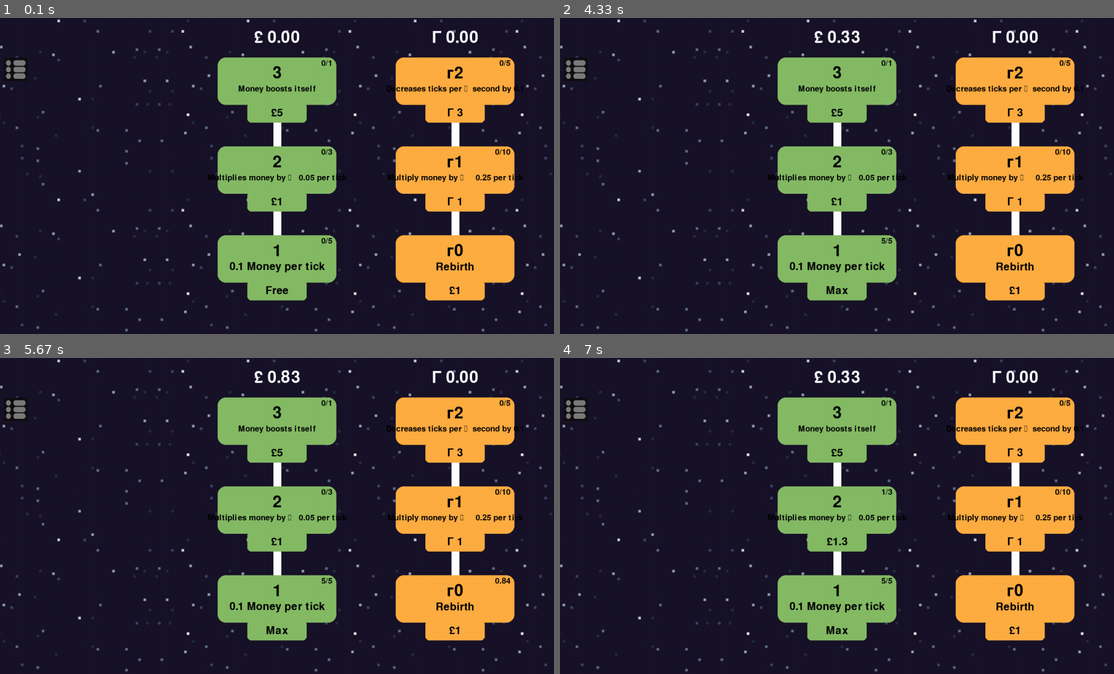
Above: before the commit, frames 1-4 (two rows, left to right).
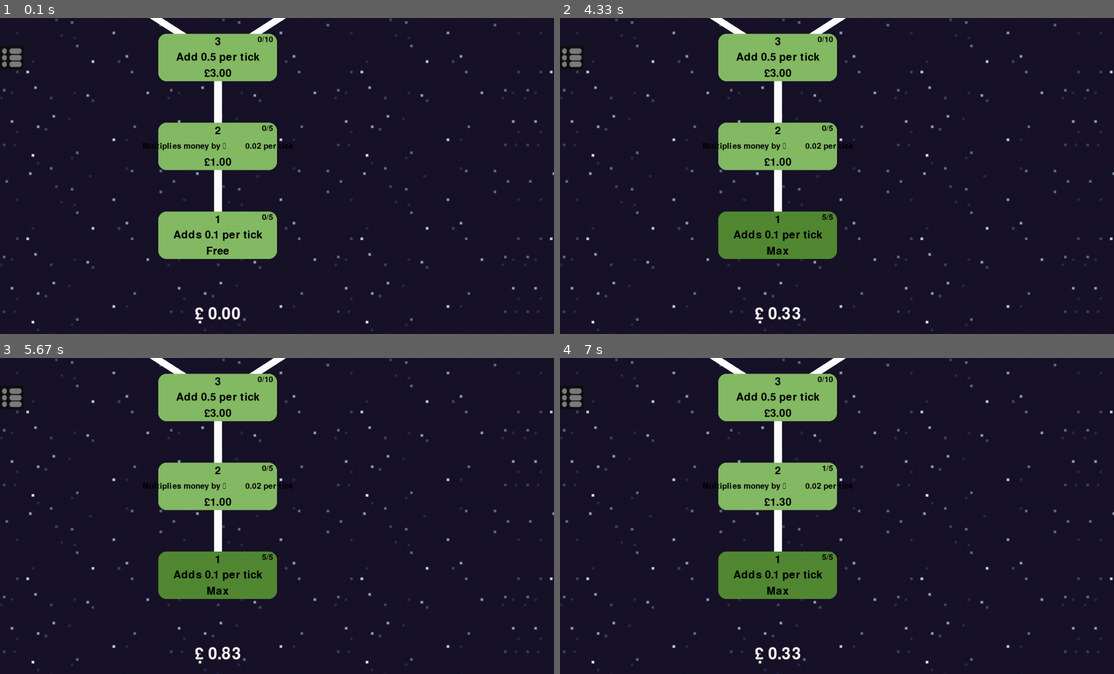
Above: after the commit, the same moments.

Repository: The-Anti/Pygame-Project
Game: pygame game, started from Project/Project.py
The game is run twice, just before and just after one commit, with the same random seed, the same clock (stepped at 60 frames per second) and the same inputs.
Inputs (mouse positions are in pixels of both pictures, inside the frame that each line leads up to):
- Up to frame 1 (0.1 s): no input
- Up to frame 2 (4.33 s): press the mouse at (776, 236) at 0.37 s; move the mouse to (798, 163) at 0.47 s; release the mouse at (814, 90) at 0.6 s; click (571, 55) at 0.72 s; press the mouse at (776, 236) at 1.03 s; move the mouse to (909, 264) at 1.13 s; release the mouse at (1047, 296) at 1.27 s; press the mouse at (776, 236) at 2.37 s; move the mouse to (759, 261) at 2.47 s; release the mouse at (737, 289) at 2.6 s; press the mouse at (776, 236) at 3.2 s; move the mouse to (859, 258) at 3.3 s; release the mouse at (936, 280) at 3.43 s; press the mouse at (776, 236) at 4.03 s; move the mouse to (704, 176) at 4.13 s; release the mouse at (632, 119) at 4.27 s
- Up to frame 3 (5.67 s): no input
- Up to frame 4 (7 s): press the mouse at (776, 484) at 6.37 s; move the mouse to (842, 493) at 6.47 s; release the mouse at (903, 503) at 6.6 s

The runs differ from the first frame. In frame 1, 31% of the frame differs, in the area x 0-100%, y 0-100%; in frame 2, 32%; in frame 3, 32%; in frame 4, 32%.

Commit message:
Update Project.py

Diff:
--- a/Project/Project.py
+++ b/Project/Project.py
@@ -41,7 +41,6 @@
 tile_image = pygame.image.load('croppedBG1.png').convert()
 tile_size = tile_image.get_size()
 
-camera = pygame.Vector2(4900, 4900)
 dragging = False
 
 #Text things
@@ -77,10 +76,23 @@
 #----------------------------------------------------------------------------------------------------------------------
 class button():
     #MAIN BUTTON THINGS
-
-    def __init__(self, bWidth, bHeight, left, top, number, type, int, price, clicks, price_func=None):   #All the variables for the button
-        self.button = pygame.rect.Rect(left, top, bWidth, bHeight)      #Setting up the button
-        self.display_text = text.render(f'{number}', True, 'BLACK')     #Setting up the what button number it is
+    #w, h, x, y, colour, number, desc, tSize, type, int, price, clicks, price_func
+    def __init__(self, w, h, x, y, colour, number, desc, tSize, type, int, price, clicks, price_func=None):   #All the variables for the button
+        self.button = pygame.Surface((w,h),pygame.SRCALPHA)
+        self.number = number
+        self.colour = colour
+        self.startingpos = pygame.Vector2(x,y)
+        self.buttonRect = self.button.get_rect(center = self.startingpos)
+        self.numberDisplay = subText.render(f'{number}', True, 'Black')
+        if tSize == text:
+            self.desc = text.render(desc, True, 'Black')
+            text.metrics()
+        elif tSize == subText:
+            self.desc = subText.render(desc, True, 'Black')
+        elif tSize == subberText:
+            self.desc = subberText.render(desc, True, 'Black')
+        else:
+            self.desc = subbestText.render(desc, True, 'Black')
         self.type = type.lower()        #Variable for the type of button (exponential, additive, multiplicitive...)
         self.int = int      #Variable for the value of the button
         self.clicks = 0     #how many times you clicked
@@ -91,69 +103,62 @@
         self.price_func = price_func    #Price scaling function
         self.ogPrice = price
 
-    def draw_button(self, description, colour, textsize):   #Setting up the variables to draw the button
-        pygame.draw.rect(screen, colour, self.button, border_radius=20)  #Draws the button onto the screen
-        self.display_text_rect = self.display_text.get_rect(center=(self.button.centerx, self.button.centery - 20))     #Sets up the description text
-        screen.blit(self.display_text, self.display_text_rect)  #Renders the button number text
-        if textsize == subText:     #Checks how small the text should be
-            self.renderSubText(desc = description)      #Regular description text size
-        elif textsize == subberText:
-            self.renderSubberText(desc = description)   #Smaller description text size
-        self.draw_price(colour=colour)    #(see down below)
+    def draw_button(self, colour):   #Setting up the variables to draw the button
+        if self.clicked == True:
+            colour = (83,137,51)
+        pygame.draw.rect(screen, colour, self.buttonRect, border_radius=20)
+
+        self.buttonRect = self.button.get_rect(center = self.pos)
+        screen.blit(self.button, self.buttonRect)
+        self.numberDisplayRect = self.numberDisplay.get_rect(center = (self.buttonRect.centerx, self.buttonRect.centery - 40))
+        screen.blit(self.numberDisplay, self.numberDisplayRect)
+        self.descRect = self.desc.get_rect(center = (self.buttonRect.centerx, self.buttonRect.centery))
+        screen.blit(self.desc, self.descRect)
+        self.draw_price()
 
         self.upgradeCount = subberText.render(f'{self.clicks}/{self.maxClicks}', True, 'BLACK')
-        self.upgradeCountRect = self.upgradeCount.get_rect(topright = (self.button.centerx+140, self.button.centery-55))
+        self.upgradeCountRect = self.upgradeCount.get_rect(topright = (self.buttonRect.centerx+140, self.buttonRect.centery-55))
         screen.blit(self.upgradeCount, self.upgradeCountRect)
 
-    def get_center(self):
-        return self.button.center
-
-    def link(self,y):
-        pygame.draw.line(screen, (255,255,255), self.button.center, y.get_center(), 20)
-
-
-    def draw_price(self,colour):     #Setting up the price box
-        pHeight = 50                        #All the variables to set up the price rect.
-        pWidth = self.button.width / 2
-        pLeft = self.button.centerx - pWidth / 2
-        pTop = self.button.bottom - 5  #(MAKE SURE ITS NOT A TUPLE!!!)
-        self.priceBox = pygame.rect.Rect(pLeft, pTop, pWidth, pHeight)      #Setting up price rect
-        pygame.draw.rect(screen, colour, self.priceBox, border_radius = 10) #drawing the price rect
-
+
+    def draw_price(self):     #Setting up the price box
         if self.price <= 0:     #If upgrade is free then display it to be free
             self.display_subtext = subText.render('Free', True, (0,0,0))
         elif self.clicks == self.maxClicks:
             self.display_subtext = subText.render('Max', True, (0,0,0)) #If its maxxed out then say its maxxed out
         else:
-            self.display_subtext = subText.render(f'£{self.price}', True, (0,0,0))   #setting up the price text
-        self.priceText_rect = self.display_subtext.get_rect(center=(self.priceBox.centerx, self.priceBox.centery))  #setting up the position of the price text
+            self.display_subtext = subText.render(f'£{millify(self.price)}', True, (0,0,0))   #setting up the price text
+        self.priceText_rect = self.display_subtext.get_rect(center=(self.buttonRect.centerx, self.buttonRect.centery + 40))  #setting up the position of the price text
         screen.blit(self.display_subtext, self.priceText_rect)  #drawing the price text
 
-
-
-    #Stuff to chance the description text size
-    def renderSubText(self, desc):  #A little smaller
-        self.display_subtext = subText.render(f'{desc}', True, (0,0,0))
-        self.subtext_rect = self.display_subtext.get_rect(center=(self.button.centerx, self.button.centery + 20))
-        screen.blit(self.display_subtext, self.subtext_rect)
-
-    def renderSubberText(self, desc):   #Small text
-        self.display_subtext = subberText.render(f'{desc}', True, (0,0,0))
-        self.subtext_rect = self.display_subtext.get_rect(center=(self.button.centerx, self.button.centery + 20))
-        screen.blit(self.display_subtext, self.subtext_rect)
-
-
+    def get_center(self):
+        return self.buttonRect.center
+
+    def link(self,y):
+        pygame.draw.line(screen, (255,255,255), self.buttonRect.center, y.get_center(), 20)
+
+    def setPos(self):
+        self.pos = pygame.Vector2(self.startingpos)
+        self.virtualpos = pygame.Vector2(self.startingpos)
+
+    def changePos(self, camera):
+        self.setPos()
+        self.pos -= camera
+        self.buttonRect = self.button.get_rect(center = self.pos)
+
+    def hitboxDetect(self, camera):
+        self.setPos()
+        self.virtualpos -= camera
+        self.buttonRect = self.button.get_rect(center=self.virtualpos)
 
     #Click detection and money increment system
-    def clickDetection(self):   #This is in the events area so only runs when you click the mouse button
+    def clickDetection(self, mousepos, camera):   #This is in the events area so only runs when you click the mouse button
         global money
-        mousepos = pygame.mouse.get_pos()   #Gets position of the mouse
-        if self.button.collidepoint(mousepos) and self.clicked == False and money >= self.price:    #If mouse is over a button, you can click it and you have enough money then...
-            print('Clicked')
+        self.hitboxDetect(camera)
+        if self.buttonRect.collidepoint(mousepos) and self.clicked == False and money >= self.price:    #If mouse is over a button, you can click it and you have enough money then...
             if self.clicks == (self.maxClicks - 1):
                 self.clicked = True     #Sets the clicked value to true and turns flag on
             self.flag = True
-            self.colour = (83,137,51)   #in theory should change the colour...
             money -= self.price
             self.clicks += 1
             if self.price_func:
@@ -177,7 +182,7 @@
         self.clicks = 0
         self.clicked = False
         self.flag = False
-        self.price = self.ogPrice
+        self.price = self.ogPrice    #MAIN BUTTON THINGS
 #----------------------------------------------------------------------------------------------------------------------
 
 
@@ -185,12 +190,25 @@
 #UI BUTTONS CLASS (inheriting the button class)
 #-------------------------------------------------------------------------------
 class UIbutton(button):
-    def __init__(self, bWidth, bHeight, left, top):
-        super().__init__(bWidth, bHeight, left, top, number='',type='',int=0, price=0, clicks=0) #Setting up the button
+    def __init__(self, w, h, x, y):
+        super().__init__(w, h, x, y, colour='', number='',desc='',tSize='',type='',int=0, price=0, clicks=0) #Setting up the button
+        self.button = pygame.Surface((w,h),pygame.SRCALPHA)
+        self.buttonRect = self.button.get_rect(center = (x,y))
+        self.clicked = False    #Boolean to check if button is clicked
 
     def draw_UIbutton(self, image):
-        pygame.draw.rect(screen, (255,255,255), self.button, border_radius=5) #Draws the button
-        screen.blit(image, self.button.topleft)  #Blits the correct image onto the button
+        pygame.draw.rect(screen, (255,255,255), self.buttonRect, border_radius=5) #Draws the button
+        screen.blit(image, self.buttonRect.topleft)  #Blits the correct image onto the button
+
+    #Click detection and money increment system
+    def clickDetection(self):   #This is in the events area so only runs when you click the mouse button
+        global money
+        mousepos = pygame.mouse.get_pos()   #Gets position of the mouse
+        if self.buttonRect.collidepoint(mousepos) and self.clicked == False:
+            print('Menu Clicked')
+            self.flag = True
+
+
 
 tinted_image_button = tint_image(button_image, (124,124,124))  #Tints a button image gray
 #-------------------------------------------------------------------------------
@@ -200,63 +218,70 @@
 #REBIRTH BUTTON CLASS (inheriting the button class)
 #-------------------------------------------------------------------------------
 class rButton(button):
-    def __init__(self, bWidth, bHeight, left, top, number, type, int, price, clicks, price_func=None):
-        super().__init__(bWidth, bHeight, left, top, number,type, int, price, clicks, price_func)
+    def __init__(self, w, h, x, y, colour, number, desc, tSize, type, int, price, clicks, price_func=None):   #All the variables for the button
+        super().__init__(w, h, x, y, colour, number,desc, tSize, type, int, price, clicks, price_func)
         self.tick_upgrade_purchased = False
 
-    def draw_button(self, description, colour, textsize):   #Setting up the variables to draw the button
-        pygame.draw.rect(screen, colour, self.button, border_radius=20)  #Draws the button onto the screen
-        self.display_text_rect = self.display_text.get_rect(center=(self.button.centerx, self.button.centery - 20))     #Sets up the description text
-        screen.blit(self.display_text, self.display_text_rect)  #Renders the button number text
-        if textsize == subText:     #Checks how small the text should be
-            self.renderSubText(desc = description)      #Regular description text size
-        elif textsize == subberText:
-            self.renderSubberText(desc = description)   #Smaller description text size
-        self.draw_price(colour=colour)    #(see down below)
+    def draw_button(self, colour):   #Setting up the variables to draw the button
+        if self.clicked == True:
+            colour = (205, 124, 16)
+        pygame.draw.rect(screen, colour, self.buttonRect, border_radius=20)
+
+        self.buttonRect = self.button.get_rect(center = self.pos)
+        screen.blit(self.button, self.buttonRect)
+        self.numberDisplayRect = self.numberDisplay.get_rect(center = (self.buttonRect.centerx, self.buttonRect.centery - 40))
+        screen.blit(self.numberDisplay, self.numberDisplayRect)
+        self.descRect = self.desc.get_rect(center = (self.buttonRect.centerx, self.buttonRect.centery))
+        screen.blit(self.desc, self.descRect)
+        self.draw_price()
+
+        # self.upgradeCount = subberText.render(f'{self.clicks}/{self.maxClicks}', True, 'BLACK')
+        # self.upgradeCountRect = self.upgradeCount.get_rect(topright = (self.buttonRect.centerx+140, self.buttonRect.centery-55))
+        # screen.blit(self.upgradeCount, self.upgradeCountRect)
 
         global rebirths
         if self.type == 'rebirth':  #If its the rebirth button
             if money / self.price >= 0.5:         #if you have enough for the rebirth
                 self.rebirthCount = subberText.render(f'{millify(pow((money/self.price), 0.95))}', True, 'BLACK')       #displays how much you will get from it
-                self.rebirthCountRect = self.rebirthCount.get_rect(topright = (self.button.centerx+140, self.button.centery-55))
+                self.rebirthCountRect = self.rebirthCount.get_rect(topright = (self.buttonRect.centerx+140, self.buttonRect.centery-55))
                 screen.blit(self.rebirthCount, self.rebirthCountRect)
         else:   #if its a rebirth upgrade button
             self.upgradeCount = subberText.render(f'{self.clicks}/{self.maxClicks}', True, 'BLACK')     #display how many times u can upgrade it
-            self.upgradeCountRect = self.upgradeCount.get_rect(topright = (self.button.centerx+140, self.button.centery-55))
+            self.upgradeCountRect = self.upgradeCount.get_rect(topright = (self.buttonRect.centerx+140, self.buttonRect.centery-55))
             screen.blit(self.upgradeCount, self.upgradeCountRect)
 
-    def draw_price(self,colour):     #Setting up the price box
-        pHeight = 50                        #All the variables to set up the price rect.
-        pWidth = self.button.width / 2
-        pLeft = self.button.centerx - pWidth / 2
-        pTop = self.button.bottom - 5  #(MAKE SURE ITS NOT A TUPLE!!!)
-        self.priceBox = pygame.rect.Rect(pLeft, pTop, pWidth, pHeight)      #Setting up price rect
-        pygame.draw.rect(screen, colour, self.priceBox, border_radius = 10) #drawing the price rect
-
+    def draw_price(self):     #Setting up the price box
         if self.price <= 0:     #If upgrade is free then display it to be free
             self.display_subtext = subText.render('Free', True, (0,0,0))
         elif self.clicks == self.maxClicks:
             self.display_subtext = subText.render('Max', True, (0,0,0)) #If its maxxed out then say its maxxed out
         elif self.type == 'rebirth':
-            self.display_subtext = subText.render(f'£{self.price}', True, (0,0,0))   #Have it show you can buy it with money if its the rebirth button
+            self.display_subtext = subText.render(f'£{millify(self.price)}', True, (0,0,0))   #Have it show you can buy it with money if its the rebirth button
         else:
-            self.display_subtext = subText.render(f'Г {self.price}', True, (0,0,0))   #Show you have to spend rebirth tokens to buy it
-        self.priceText_rect = self.display_subtext.get_rect(center=(self.priceBox.centerx, self.priceBox.centery))  #setting up the position of the price text
+            self.display_subtext = subText.render(f'Г {millify(self.price)}', True, (0,0,0))   #Show you have to spend rebirth tokens to buy it
+        self.priceText_rect = self.display_subtext.get_rect(center=(self.buttonRect.centerx, self.buttonRect.centery + 40))  #setting up the position of the price text
         screen.blit(self.display_subtext, self.priceText_rect)  #drawing the price text
 
-
-    def clickDetection(self):   #This is in the events area so only runs when you click the mouse button
+    def get_center(self):
+        return self.buttonRect.center
+
+    def link(self,y):
+        pygame.draw.line(screen, (255,255,255), self.buttonRect.center, y.get_center(), 20)
+
+
+
+    def clickDetection(self, mousepos, camera):   #This is in the events area so only runs when you click the mouse button
         global money
         global rebirths
-        mousepos = pygame.mouse.get_pos()   #Gets position of the mouse
+        self.hitboxDetect(camera)
         if self.type == 'rebirth':
-            if self.button.collidepoint(mousepos) and money >= self.price:    #If mouse is over a button, you can click it and you have enough money then...
+            if self.buttonRect.collidepoint(mousepos) and self.clicked == False and money >= self.price:    #If mouse is over a button, you can click it and you have enough money then...
                 rebirths += round(pow((money/self.price), 0.95),2)  #turns money into rebirths
                 money = 0
                 for i in moneyButtons:  #when rebirthed, resets all the money buttons
                     i.resetButton()
         else:
-            if self.button.collidepoint(mousepos) and self.clicked == False and rebirths >= self.price:   #Checks if you can click the upgrade and have enough rebirths
+            if self.buttonRect.collidepoint(mousepos) and self.clicked == False and rebirths >= self.price:   #Checks if you can click the upgrade and have enough rebirths
                 if self.clicks == (self.maxClicks - 1):
                     self.clicked = True
                 if self.type == 'tick':     #Just checks if you bought an upgrade that changes the tick
@@ -325,30 +350,43 @@
     else:
         return curp * 1.05
 
+def snowball(curp, clicks):
+    if clicks < 3:
+        return curp * 1.05
+    if clicks < 6:
+        return curp * 1.2
+    if clicks < 9:
+        return curp * 1.5
+    else: return curp * 1.8
+
+
+camera = pygame.Vector2(0, 0)
 
 
 #BUTTONS WILL GO HERE
-#BUTTON VARIABLES ([Width], [Height], [Left], [Top], [Button number], [Type], [Value], [Price], [Clicks], [Price function (default = None)])
+#BUTTON VARIABLES ([Width], [Height], [x pos], [y pos], [Colour], [Button number], [Description], [Text size], [Type], [Value], [Price], [Clicks], [Price function (default = None)])
 #Type = add (additive), mult (multiplicitive), exp (exponential), tick (changes ticks per second [input in ms])
 #-------------------------------------------------------------------------------
 # £ MONEY BUTTONS
-moneyUp1 = button(300, 120, 550, 550, 1, 'add', 0.1, 0, 5, price_func=b1Func)
-moneyUp2 = button(300,120,550,325,2,'mult',0.05,1,3, price_func=b2Func)       #Don't forget to THREAD EACH BUTTON
-moneyUp3 = button(300,120,550,100,3,'exp',0.02,5,1)            #And to ADD THE CLICK DETECTION AND DRAW THE BUTTON IN THE WHILE LOOP
+moneyUp1 = button(300, 120, 550, 550, moneyGreen, 1, 'Adds 0.1 per tick', subText, 'add', 0.1, 0, 5, price_func=b1Func)
+moneyUp2 = button(300,120,550,325, moneyGreen, 2, 'Multiplies money by \n        0.02 per tick', subberText, 'mult',0.02,1,5, price_func=b2Func)       #Don't forget to THREAD EACH BUTTON
+moneyUp3 = button(300,120,550,100, moneyGreen,3, 'Add 0.5 per tick', subText, 'add', 0.5, 3, 10, price_func = snowball)            #And to ADD THE CLICK DETECTION AND DRAW THE BUTTON IN THE WHILE LOOP
+moneyUp4 = button(300,120,200,-125, moneyGreen,4, 'Multiplies money by \n    0.05 per tick', subberText, 'mult', 0.1, 8, 10, price_func=default)            #And to ADD THE CLICK DETECTION AND DRAW THE BUTTON IN THE WHILE LOOP
+moneyUp5 = button(300,120,900,-125, moneyGreen,5, 'Money boosts itself', subText, 'exp', 0.05, 15, 1)            #And to ADD THE CLICK DETECTION AND DRAW THE BUTTON IN THE WHILE LOOP
 
 #Class for buttons
-moneyButtons = [moneyUp1, moneyUp2, moneyUp3]
+moneyButtons = [moneyUp1, moneyUp2, moneyUp3, moneyUp4, moneyUp5]
 
 #REBIRTH BUTTONS
-rebirthButton = rButton(300,120,1000,550,'г0','rebirth',0,1,2)
-rebirth1 = rButton(300,120,1000,325,'г1','mult',0.25,1,10,price_func=default)
-rebirth2 = rButton(300,120,1000,100,'г2','tick',100,3,5,price_func=default)
+rebirthButton = rButton(300,120,2000,550,rebirthYellow,'г0','Rebirth',subText,'rebirth', 0, 100, 2)
+rebirth1 = rButton(300,120,2000,325,rebirthYellow,'г1','Multiply money by \n     0.02 per tick', subberText, 'mult', 0.02, 1, 25, price_func=default)
+rebirth2 = rButton(300,120,2000,100,rebirthYellow,'г2','Decreases ticks per \n  second by 0.05', subberText, 'tick', 50, 3, 10, price_func=default)
 
 #Class for rebirth buttons
-rebirthButtons = [rebirth1, rebirth2]
+rebirthButtons = [rebirthButton, rebirth1, rebirth2]
 
 #UI BUTTONS
-menuButton = UIbutton(60,60,10,100)    #UI BUTTON VARIABLES ([Width], [Height], [Left], [Top])
+menuButton = UIbutton(60,60,30,100)    #UI BUTTON VARIABLES ([Width], [Height], [X], [Y])
 #-------------------------------------------------------------------------------
 
 #ALL THREADS WILL GO HERE
@@ -360,6 +398,11 @@
 t2.start()                                                          #The .start() just starts the thread when it sees the flag has been turned on (button is pressed)
 t3 = threading.Thread(target=moneyUp3.moneyIncrement, daemon=True)
 t3.start()
+t4 = threading.Thread(target=moneyUp4.moneyIncrement, daemon=True)  #Always have daemon set to true
+t4.start()                                                          #The .start() just starts the thread when it sees the flag has been turned on (button is pressed)
+t5 = threading.Thread(target=moneyUp5.moneyIncrement, daemon=True)
+t5.start()
+
 
 #Rebirth button threading
 tr1 = threading.Thread(target=rebirth1.moneyIncrement, daemon=True)  #Always have daemon set to true
@@ -406,12 +449,12 @@
             menuButton.clickDetection()
 
             for i in moneyButtons:
-                i.clickDetection()
+                i.clickDetection(pygame.Vector2(event.pos), camera)
 
             for i in rebirthButtons:
-                i.clickDetection()
-
-            rebirthButton.clickDetection()
+                i.clickDetection(pygame.Vector2(event.pos), camera)
+
+            # rebirthButton.clickDetection()
             #-------------------------------------------------------------------------------
 
         if event.type == pygame.MOUSEBUTTONDOWN and event.button == 3:
@@ -428,30 +471,34 @@
 
     #Making the money visible on the screen
     moneyText = text.render(f'£ {millify(money)}', True, 'WHITE')   #Shows the value of the money (and rounds it to two decimal places)
-    moneyTextRect = moneyText.get_rect(center=(width/2,50))     #Positions the money at the top middle of the screen
-    screen.blit(moneyText,moneyTextRect)    #Draws it onto the screen (keep in the while loop to constantly update it)
+    text_pos = pygame.Vector2(550, 750) - camera
+    moneyText_rect = moneyText.get_rect(center=text_pos)
+    screen.blit(moneyText, moneyText_rect)
 
     #Making rebirths visble on the screen
     rebirthText = text.render(f'Г {millify(rebirths)}', True, 'WHITE')   #Shows the value of the money (and rounds it to two decimal places)
-    rebirthTextRect = rebirthText.get_rect(center=(moneyTextRect.centerx + 450,50))     #Positions the money at the top middle of the screen
-    screen.blit(rebirthText,rebirthTextRect)    #Draws it onto the screen (keep in the while loop to constantly update it)
+    text_pos = pygame.Vector2(2000, 750) - camera
+    rebirthText_rect = rebirthText.get_rect(center=text_pos)
+    screen.blit(rebirthText, rebirthText_rect)
 
     menuButton.draw_UIbutton(tinted_image_button)   #Draws the Menu Tab button to the screen
 
     moneyUp1.link(moneyUp2)
     moneyUp2.link(moneyUp3)
+    moneyUp3.link(moneyUp4)
+    moneyUp3.link(moneyUp5)
 
     rebirthButton.link(rebirth1)
     rebirth1.link(rebirth2)
 
     #Drawing money upgrade buttons
-    moneyUp1.draw_button('0.1 Money per tick', moneyGreen, subText)   #Draws the buttons onto the screen ([description], [colour], [text size])
-    moneyUp2.draw_button('Multiplies money by \n   0.05 per tick', moneyGreen, subberText)
-    moneyUp3.draw_button('Money boosts itself', moneyGreen, subberText)
-
-    rebirthButton.draw_button('Rebirth', rebirthYellow, subText)
-    rebirth1.draw_button('Multiply money by \n     0.25 per tick', rebirthYellow, subberText)
-    rebirth2.draw_button('Decreases ticks per \n  second by 0.1', rebirthYellow, subberText)
+    for i in moneyButtons:
+        i.changePos(camera)
+        i.draw_button(moneyGreen)
+
+    for i in rebirthButtons:
+        i.changePos(camera)
+        i.draw_button(rebirthYellow)
 
 
     pygame.display.flip()
